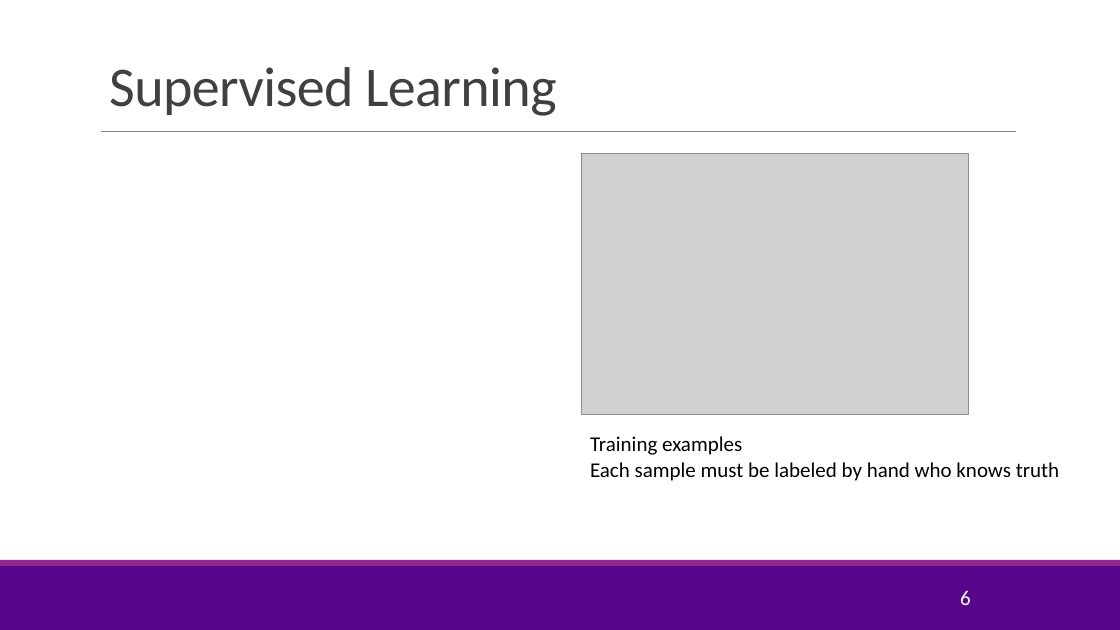
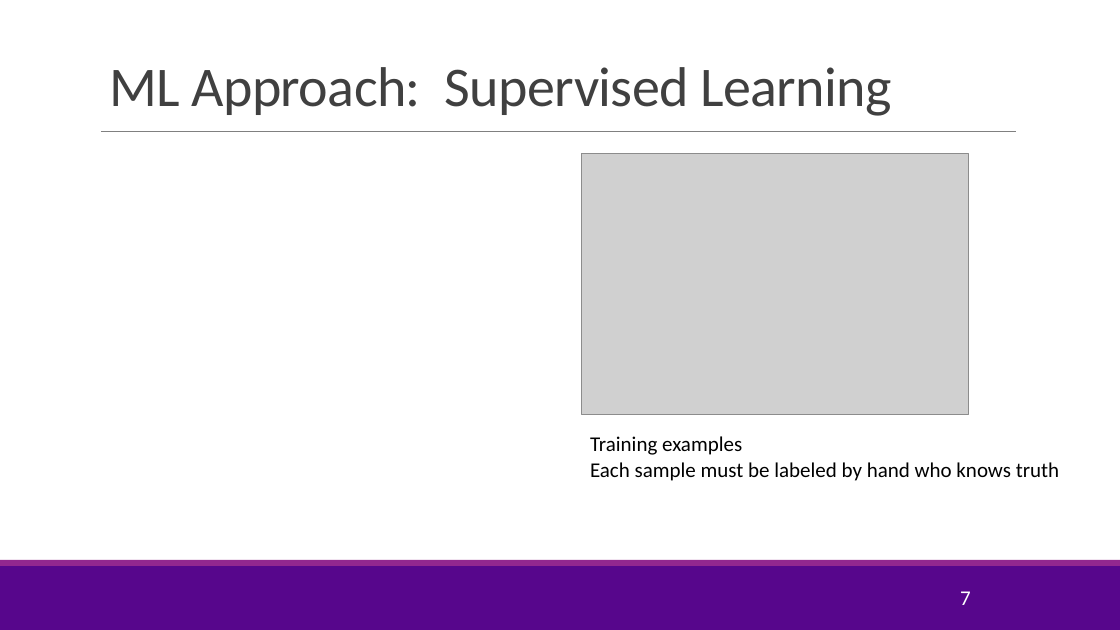
Before and after one commit to joshzzl/introml, a slide deck: slide 7 of lectures/Lect01_IntroML.pptx (slide 6 before the commit). Drawn at 1120x630 pixels with LibreOffice and Linux fonts; fonts in the diff are those of the drawing; grey boxes stand for pictures; background and template pictures are left out. Boxes give left, top, right and bottom in pixels: in the first picture for what was removed or moved away, otherwise in the second. Text is boxed around its words. In the diff, an @@ line names an element or a change of style, - is before the commit and + after.

```diff
--- a/lectures/Lect01_IntroML.pptx
+++ b/lectures/Lect01_IntroML.pptx
@@ title at box(109, 67, 892, 116): text changed @@
-Supervised Learning
+ML Approach: Supervised Learning
@@ page number at box(960, 591, 971, 605): text changed @@
-6
+7
```
Also in this commit, not shown: 1 slide added, 3 other files.
